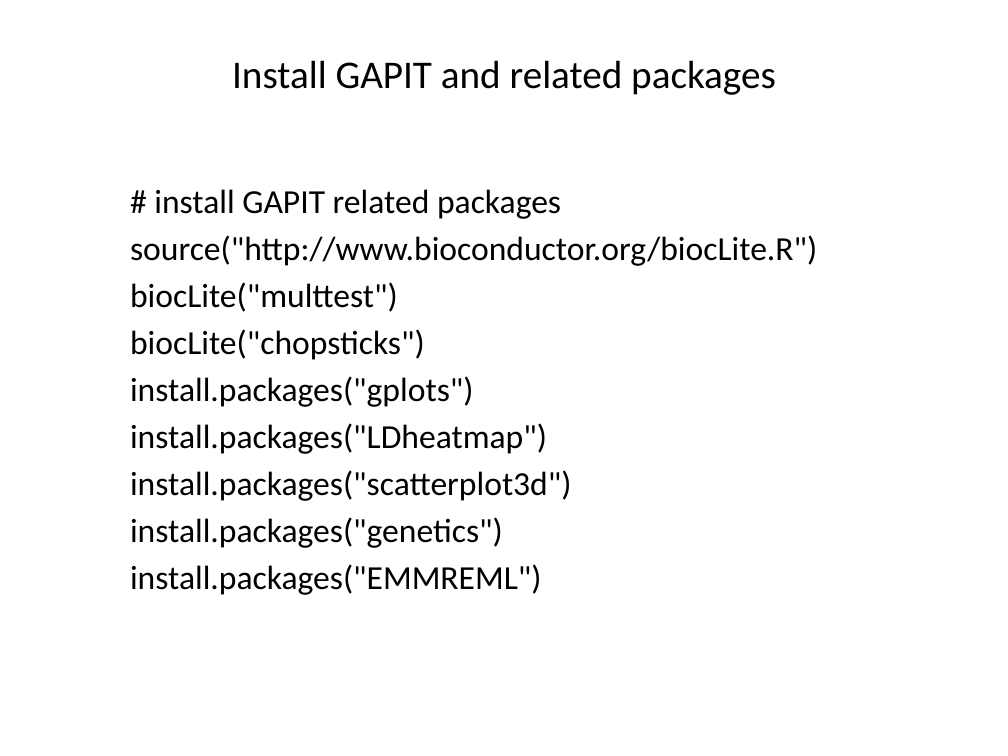
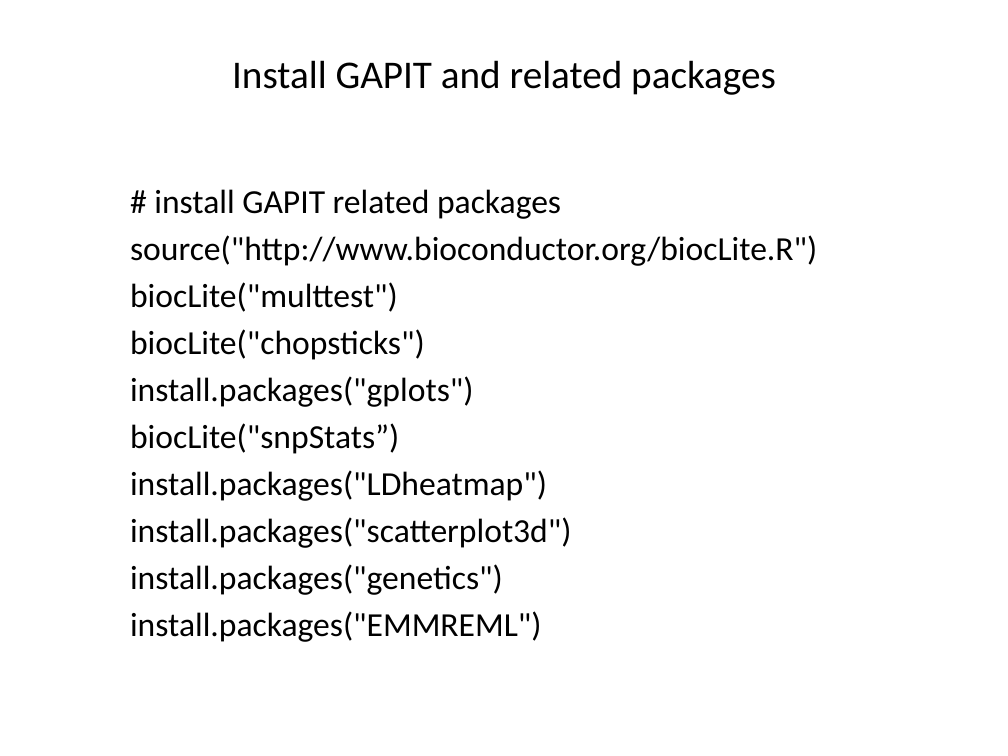
Before and after one commit to liu3zhenlab/teaching, a slide deck: slide 14 of PLPTH813Bioinformatis/2019/labs/lab9_qtl_gwas.pptx. Drawn at 1008x756 pixels with LibreOffice and Linux fonts; fonts in the diff are those of the drawing. Boxes give left, top, right and bottom in pixels: in the first picture for what was removed or moved away, otherwise in the second. Text is boxed around its words. In the diff, an @@ line names an element or a change of style, - is before the commit and + after.

```diff
--- a/PLPTH813Bioinformatis/2019/labs/lab9_qtl_gwas.pptx
+++ b/PLPTH813Bioinformatis/2019/labs/lab9_qtl_gwas.pptx
@@ text at box(130, 423, 399, 454): paragraph added @@
+biocLite("snpStats”)
```
Also in this commit, not shown: 1 other slide changed.
